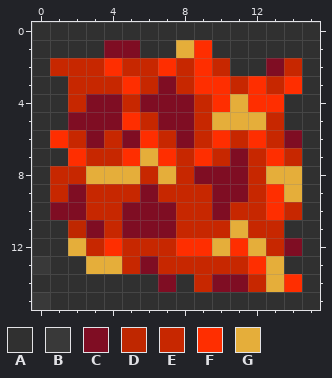
Pixel-art sprite: run_tree/data/sprites/animates/lava-3.png. Above, as it was before the edit.
The file is 16x16 pixels. Colours within 5 levels of each other are drawn and written as one.
Palette (. is transparent): A #303030  B #393939  C #7f0d23  D #bf2700  E #c72700  F #ff2e00  G #e5ae3a
The same view after the edit:
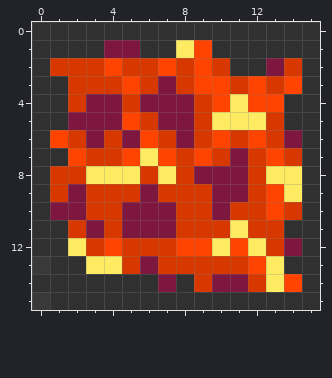
Log entry: Fix missing change in animated lava texture update
Difference:
Colour C changes from #7f0d23 to #7e173f.
Colour E changes from #c72700 to #d73800.
Colour F changes from #ff2e00 to #ff4300.
Colour G changes from #e5ae3a to #ffeb62.
Colour D gives way to colour E in row 11 at x 2.
Changed places in both pictures, as pixel boxes (x1, y1, x2, y2):
changed: (50, 40, 302, 292)
